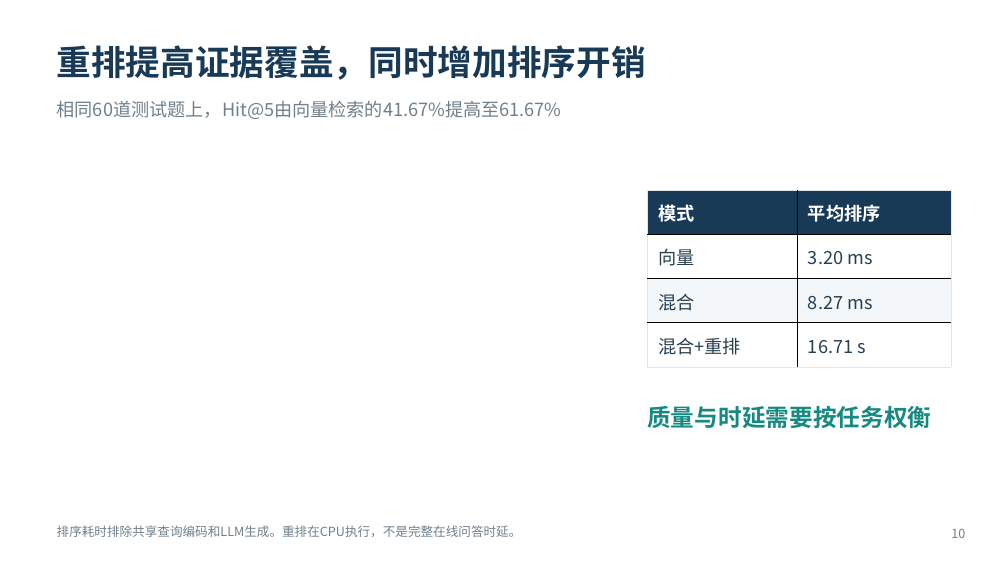
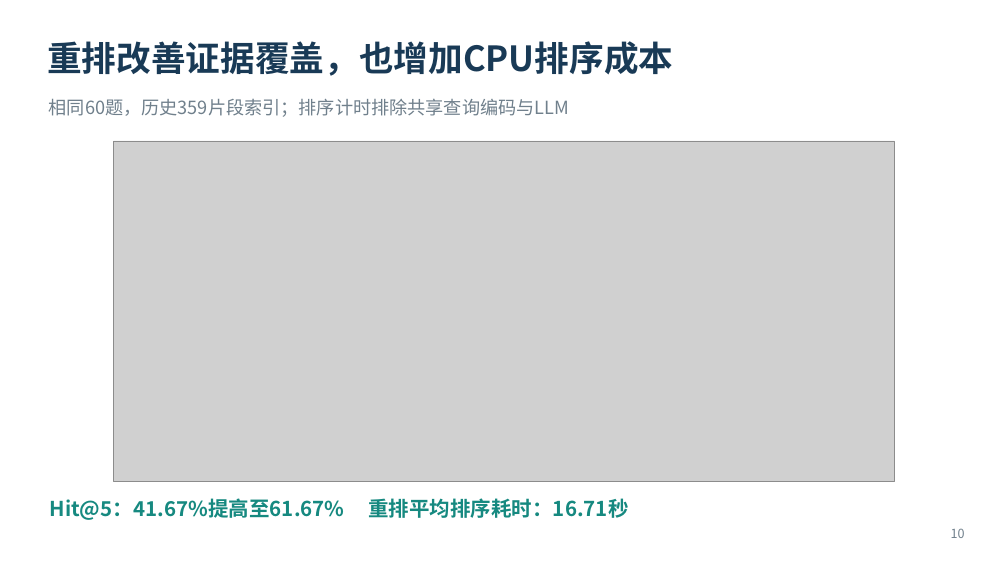
Before and after one commit to JueBeiYi/-RAG-Agent-, a slide deck: slide 10 of artifacts/defense/课设答辩_智能科研助理.pptx. Drawn at 1008x567 pixels with LibreOffice and Linux fonts; fonts in the diff are those of the drawing; grey boxes stand for pictures. Boxes give left, top, right and bottom in pixels: in the first picture for what was removed or moved away, otherwise in the second. Text is boxed around its words. In the diff, an @@ line names an element or a change of style, - is before the commit and + after.

```diff
--- a/artifacts/defense/课设答辩_智能科研助理.pptx
+++ b/artifacts/defense/课设答辩_智能科研助理.pptx
@@ text at bbox=[47, 41, 673, 76]: text changed @@
-重排提高证据覆盖，同时增加排序开销
+重排改善证据覆盖，也增加CPU排序成本
@@ text at bbox=[49, 99, 569, 117]: text changed @@
-相同60道测试题上，Hit@5由向量检索的41.67%提高至61.67%
+相同60题，历史359片段索引；排序计时排除共享查询编码与LLM
@@ picture added at bbox=[113, 141, 895, 482] @@
@@ table removed at bbox=[647, 190, 951, 367], 4 rows, 2 columns @@
-模式 | 平均排序
-向量 | 3.20 ms
-混合 | 8.27 ms
-混合+重排 | 16.71 s
@@ text removed at bbox=[647, 406, 931, 428] @@
-质量与时延需要按任务权衡
@@ text added at bbox=[50, 498, 628, 520], 19.5 pt, text #168980, bold @@
+Hit@5：41.67%提高至61.67% 重排平均排序耗时：16.71秒
@@ text removed at bbox=[57, 525, 522, 537] @@
-排序耗时排除共享查询编码和LLM生成。重排在CPU执行，不是完整在线问答时延。
```
Also in this commit, not shown: 16 other slides changed, 2 slides added, 2 slides removed, 9 other files.
